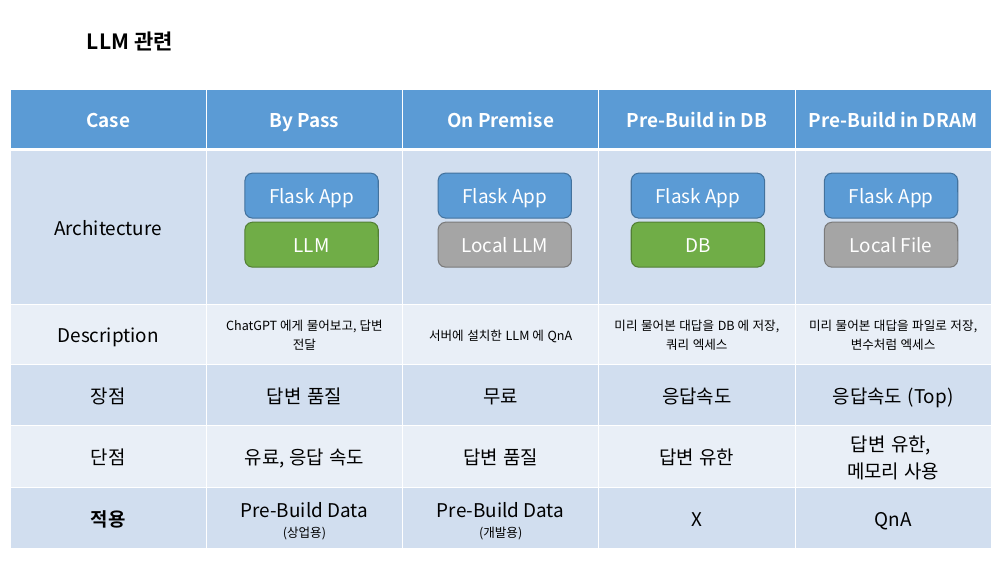
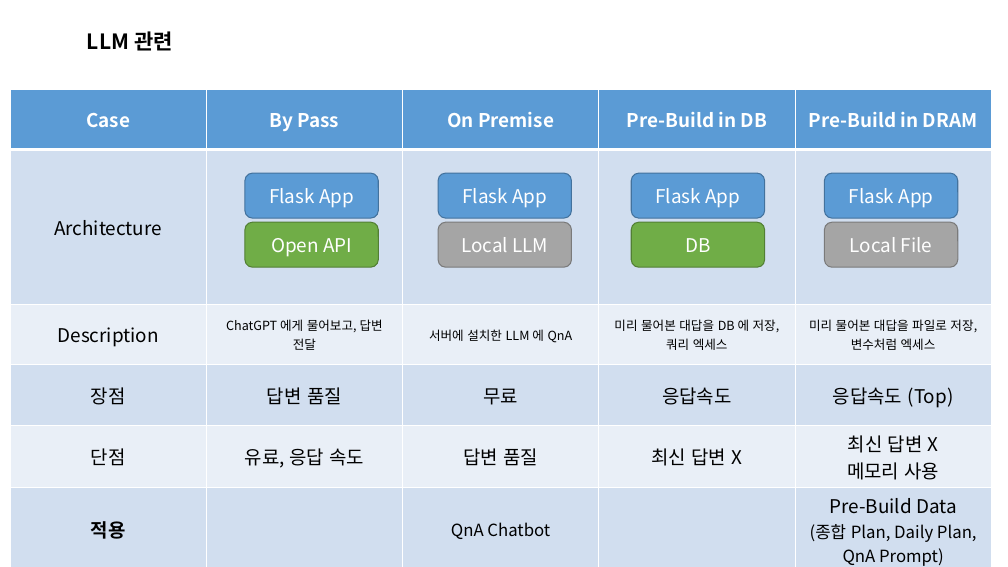
Before and after one commit to Brian-Hong-KR/Gymunity, a slide deck: slide 9 of Doc/세미나/Gymunity_PT_Seminar.pptx. Drawn at 1008x567 pixels with LibreOffice and Linux fonts; fonts in the diff are those of the drawing. Boxes give left, top, right and bottom in pixels: in the first picture for what was removed or moved away, otherwise in the second. Text is boxed around its words. In the diff, an @@ line names an element or a change of style, - is before the commit and + after.

```diff
--- a/Doc/세미나/Gymunity_PT_Seminar.pptx
+++ b/Doc/세미나/Gymunity_PT_Seminar.pptx
@@ table at <box>10,89,993,567</box> @@
-row 5, column 4: 답변 유한
+row 5, column 4: 최신 답변 X
-row 5, column 5: 답변 유한, / 메모리 사용
+row 5, column 5: 최신 답변 X / 메모리 사용
-row 6: 적용 | Pre-Build Data / (상업용) | Pre-Build Data / (개발용) | X | QnA
+row 6: 적용 |  | QnA Chatbot |  | Pre-Build Data / (종합 Plan, Daily Plan, QnA Prompt)
@@ text in rounded rectangle at <box>271,238,352,257</box>: text changed @@
-LLM
+Open API
```
